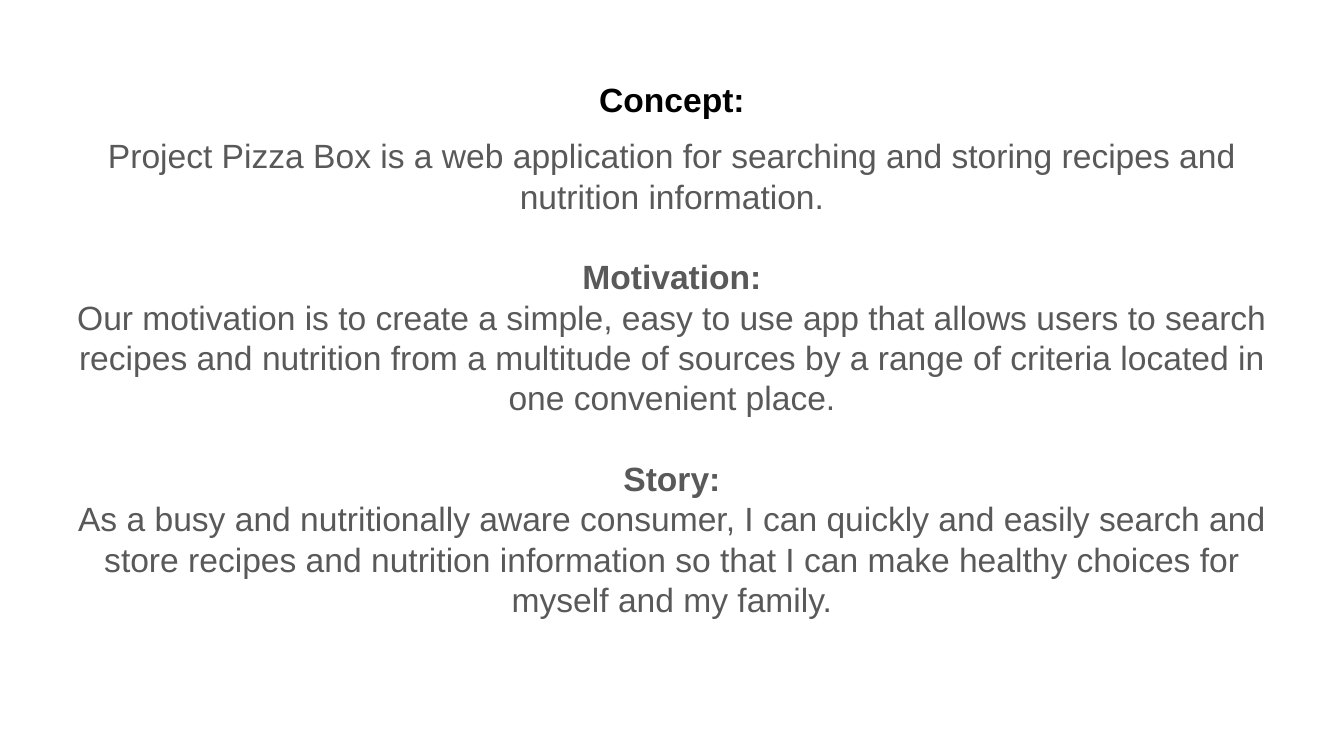
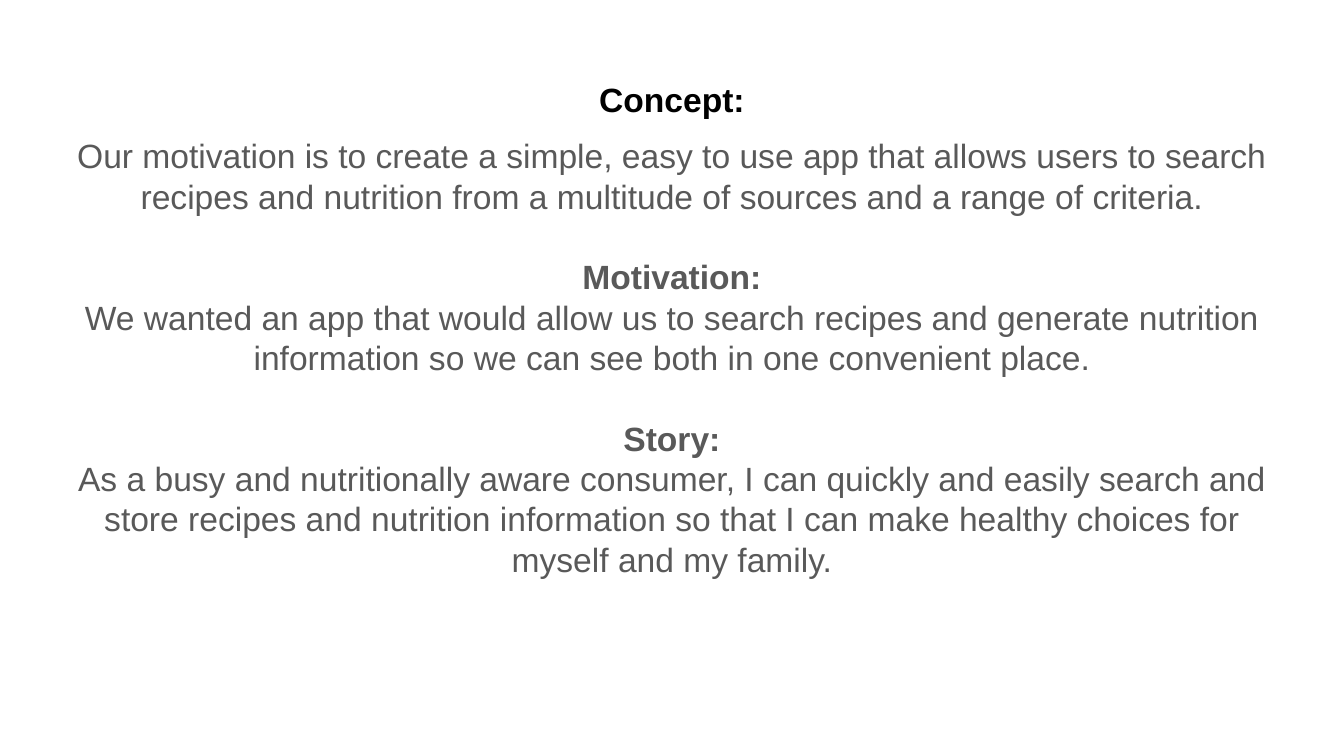
Before and after one commit to trafaelosborn/PizzaBox, a slide deck: slide 3 of Presentation.pptx. Drawn at 1344x756 pixels with LibreOffice and Linux fonts; fonts in the diff are those of the drawing. Boxes give left, top, right and bottom in pixels: in the first picture for what was removed or moved away, otherwise in the second. Text is boxed around its words. In the diff, an @@ line names an element or a change of style, - is before the commit and + after.

```diff
--- a/Presentation.pptx
+++ b/Presentation.pptx
@@ subtitle at <box>77,143,1266,215</box>: text changed @@
-Project Pizza Box is a web application for searching and storing recipes and nutrition information.
+Our motivation is to create a simple, easy to use app that allows users to search recipes and nutrition from a multitude of sources and a range of criteria.
@@ subtitle at <box>85,305,1258,376</box>: text changed @@
-Our motivation is to create a simple, easy to use app that allows users to search recipes and nutrition from a multitude of sources by a range of criteria located in one convenient place.
+We wanted an app that would allow us to search recipes and generate nutrition information so we can see both in one convenient place.
```
Also in this commit, not shown: 1 other slide changed, 1 slide added, 1 slide removed.
